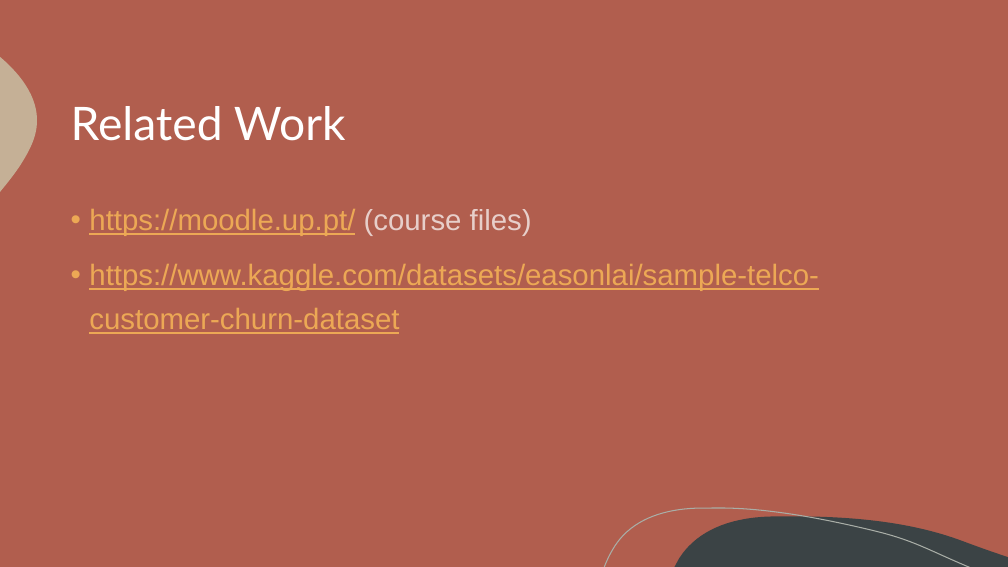
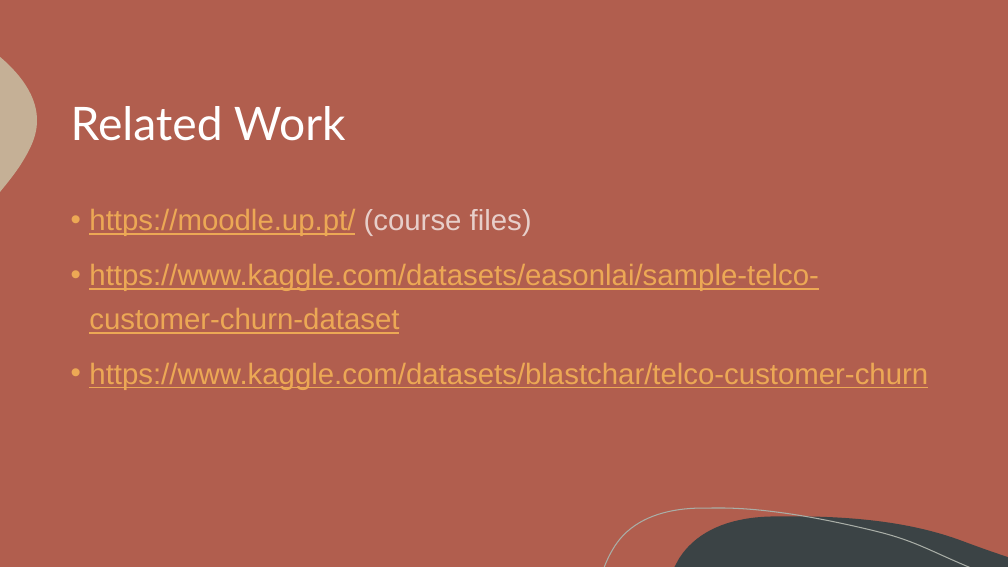
Before and after one commit to itsdomsantos/IART-2022, a slide deck: slide 3 of proj2/iart_proj2_checkpoint.pptx. Drawn at 1008x567 pixels with LibreOffice and Linux fonts; fonts in the diff are those of the drawing. Boxes give left, top, right and bottom in pixels: in the first picture for what was removed or moved away, otherwise in the second. Text is boxed around its words. In the diff, an @@ line names an element or a change of style, - is before the commit and + after.

```diff
--- a/proj2/iart_proj2_checkpoint.pptx
+++ b/proj2/iart_proj2_checkpoint.pptx
@@ text at (x1=89, y1=363, x2=928, y2=390): paragraph added @@
+• https://www.kaggle.com/datasets/blastchar/telco-customer-churn
```
Also in this commit, not shown: 1 other slide changed.
